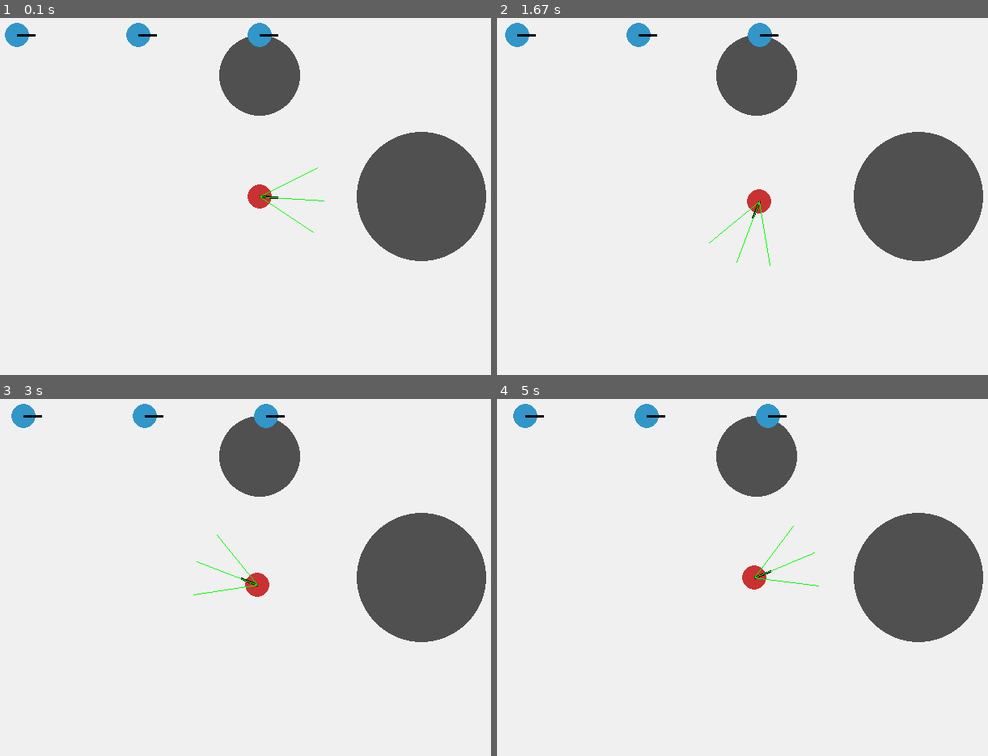
Above: before the commit, frames 1-4 (two rows, left to right).
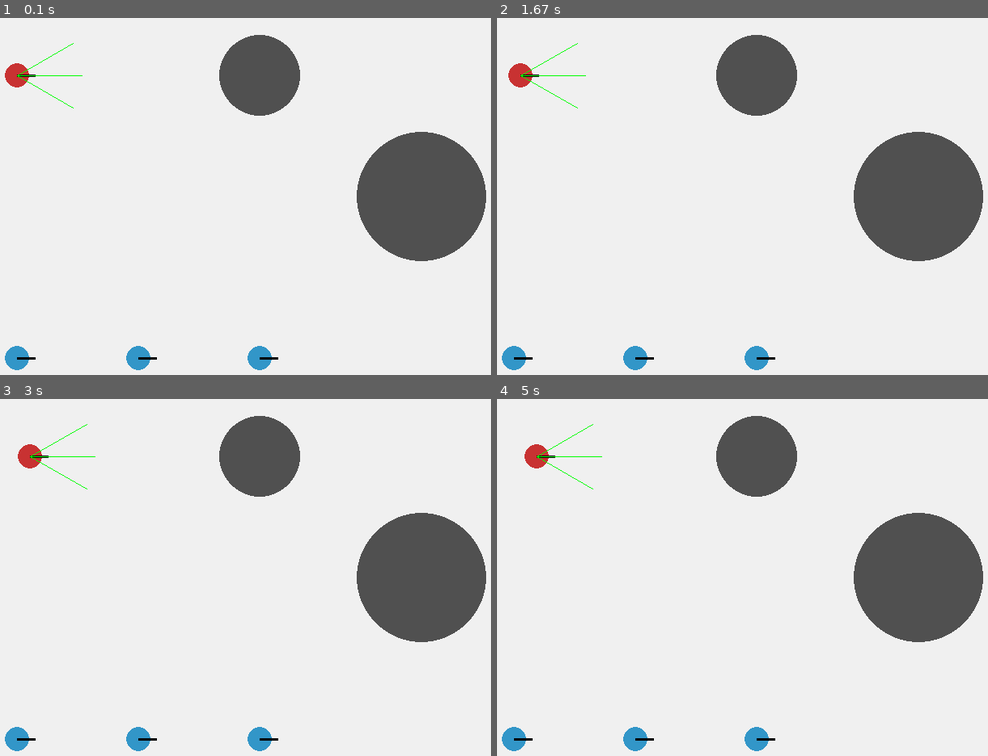
Above: after the commit, the same moments.

Repository: cyrileoppo/Robotique--copposite-mtarrab
Game: pygame game, started from projet_fil_rouge/clinique/__main__.py
The game is run twice, just before and just after one commit, with the same random seed, the same clock (stepped at 60 frames per second) and the same inputs.
Inputs:
- Up to frame 1 (0.1 s): no input
- Up to frame 2 (1.67 s): no input
- Up to frame 3 (3 s): no input
- Up to frame 4 (5 s): no input

The runs differ from the first frame. In frame 1, 2.3% of the frame differs, in the area x 0-67%, y 1-99%; in frame 2, 2.3%; in frame 3, 2.2%; in frame 4, 2.3%.

Commit message:
Feat: Implémentation du pattern strategy et évitement réactif

Diff:
--- a/projet_fil_rouge/clinique/__main__.py
+++ b/projet_fil_rouge/clinique/__main__.py
@@ -1,13 +1,16 @@
 import argparse
 import logging
 import pygame
+
 from .logging_config import setup_logger
 from .modele.environnement import Environnement
 from .modele.robot import RobotStandard, RobotAmbulance
+from .modele.obstacles import ObstacleCercle
 from .vue.vue_pygame import VuePygame
-from .modele.obstacles import ObstacleCercle
+from .controleur.strategies import Navigator, AvoidStrategy
 
 def parse_args():
+    """Gère les arguments en ligne de commande [cite: 35-46]."""
     parser = argparse.ArgumentParser(description="Simulation de la Clinique des Robots")
     parser.add_argument("--debug", action="store_true", help="Active les logs de niveau DEBUG")
     parser.add_argument("--nb-robots", type=int, default=3, help="Nombre de robots standards")
@@ -20,46 +23,73 @@
 
     largeur, hauteur = 800, 600
 
-    # 1. Modèle
+    # ==========================================
+    # 1. MODÈLE (Logique métier et physique)
+    # ==========================================
     env = Environnement(largeur, hauteur)
-    ambulance = RobotAmbulance("Ambu-1", x=400, y=300)
+
+    # Ajout de l'ambulance (orientée vers le premier obstacle)
+    ambulance = RobotAmbulance("Ambu-1", x=100, y=150)
     env.ajouter_robot(ambulance)
+
+    # Ajout des obstacles fixes
     env.ajouter_obstacle(ObstacleCercle(x=400, y=150, rayon=50))
     env.ajouter_obstacle(ObstacleCercle(x=600, y=300, rayon=80))
 
-    # Ajouter des robots standards
+    # Ajout des robots standards
     for i in range(args.nb_robots):
-        robot = RobotStandard(f"R-{i+1}", x=100 + i*150, y=100, poids=20)
+        # On les place en bas de l'écran pour l'instant
+        robot = RobotStandard(f"R-{i+1}", x=100 + i*150, y=500, poids=20)
         env.ajouter_robot(robot)
 
-    # 2. Vue
+    # ==========================================
+    # 2. VUE (Affichage graphique)
+    # ==========================================
     vue = VuePygame(largeur, hauteur)
 
-    # 3. Contrôleur (Boucle principale)
+    # ==========================================
+    # 3. CONTRÔLEUR (Intelligence et Navigation)
+    # ==========================================
+    # Création de la stratégie d'évitement directionnel [cite: 770-773, 791-792]
+    strategy_evitement = AvoidStrategy(distance_securite=50.0)
+
+    # Le Navigator utilise la stratégie de manière transparente [cite: 740-753, 793-795]
+    navigator = Navigator(strategy_evitement)
+
     en_cours = True
     dt = 0.1
 
     logger.info("Démarrage de la boucle graphique.")
 
+    # Boucle principale de simulation [cite: 801-805]
     while en_cours:
-        # a) Gestion des événements (fermer la fenêtre)
+        # a) Gestion des événements utilisateur (fermer la fenêtre)
         for event in pygame.event.get():
             if event.type == pygame.QUIT:
                 en_cours = False
 
-        # Commandes basiques pour tester que ça bouge
-        commandes = {"Ambu-1": (1.0, 0.2)} # Vitesse 1.0, rotation lente
+        # b) Lecture des capteurs pour l'ambulance [cite: 802-803]
+        mesures = ambulance.capteur.read(env)
+
+        # c) Décision du Contrôleur (Navigation réactive) [cite: 804]
+        if mesures:
+            cmd_ambu = navigator.step(mesures)
+        else:
+            # S'il n'y a pas de mesures, on avance tout droit par défaut
+            cmd_ambu = (1.0, 0.0)
+
+        # Préparation des commandes pour tous les robots
+        commandes = {"Ambu-1": cmd_ambu}
         for i in range(args.nb_robots):
-            commandes[f"R-{i+1}"] = (0.5, 0.0) # Les standards avancent tout droit
+            commandes[f"R-{i+1}"] = (0.0, 0.0) # Les standards restent immobiles pour le moment
 
-        # b) Mise à jour du Modèle
-        mesures = ambulance.capteur.read(env)
+        # d) Mise à jour du Modèle (Application de la physique) [cite: 805]
         env.step(commandes, dt)
 
-        # c) Mise à jour de la Vue
+        # e) Mise à jour de la Vue (Dessin) [cite: 468]
         vue.dessiner(env)
 
-        # d) Limiter les FPS (ex: 60 images par seconde)
+        # f) Limiter la vitesse de la boucle (ex: 60 FPS)
         vue.horloge.tick(60)
 
     vue.quitter()
--- /dev/null
+++ b/projet_fil_rouge/clinique/controleur/strategies.py
@@ -0,0 +1,40 @@
+class Strategy:
+    """Interface commune pour tous les comportements ."""
+    def compute_command(self, observation):
+        raise NotImplementedError
+
+class AvoidStrategy(Strategy):
+    """Stratégie d'évitement directionnel ."""
+    def __init__(self, distance_securite=40.0):
+        self.distance_securite = distance_securite
+
+    def compute_command(self, observation):
+        # L'observation est la liste des distances lues par les moustaches : [gauche, centre, droite]
+        dist_gauche, dist_centre, dist_droite = observation
+
+        v_cmd = 1.0     # Vitesse par défaut (avancer)
+        omega_cmd = 0.0 # Rotation par défaut (tout droit)
+
+        # S'il y a un obstacle trop proche devant ou sur les côtés [cite: 763-768]
+        if dist_centre < self.distance_securite or dist_gauche < self.distance_securite or dist_droite < self.distance_securite:
+            v_cmd = 0.2 # On ralentit fortement
+
+            # On tourne du côté où l'espace est le plus libre [cite: 772-773]
+            if dist_gauche < dist_droite:
+                omega_cmd = 1.5  # Tourner à droite
+            else:
+                omega_cmd = -1.5 # Tourner à gauche
+
+        return v_cmd, omega_cmd
+
+class Navigator:
+    """Le contexte qui utilise une stratégie sans la connaître [cite: 738-747]."""
+    def __init__(self, strategy):
+        self.strategy = strategy
+
+    def set_strategy(self, strategy):
+        self.strategy = strategy
+
+    def step(self, observation):
+        # Délègue le calcul à la stratégie active [cite: 746-747]
+        return self.strategy.compute_command(observation)
Empty file added: projet_fil_rouge/clinique/controleur/__init__.py
Not shown, changed: robot.log
